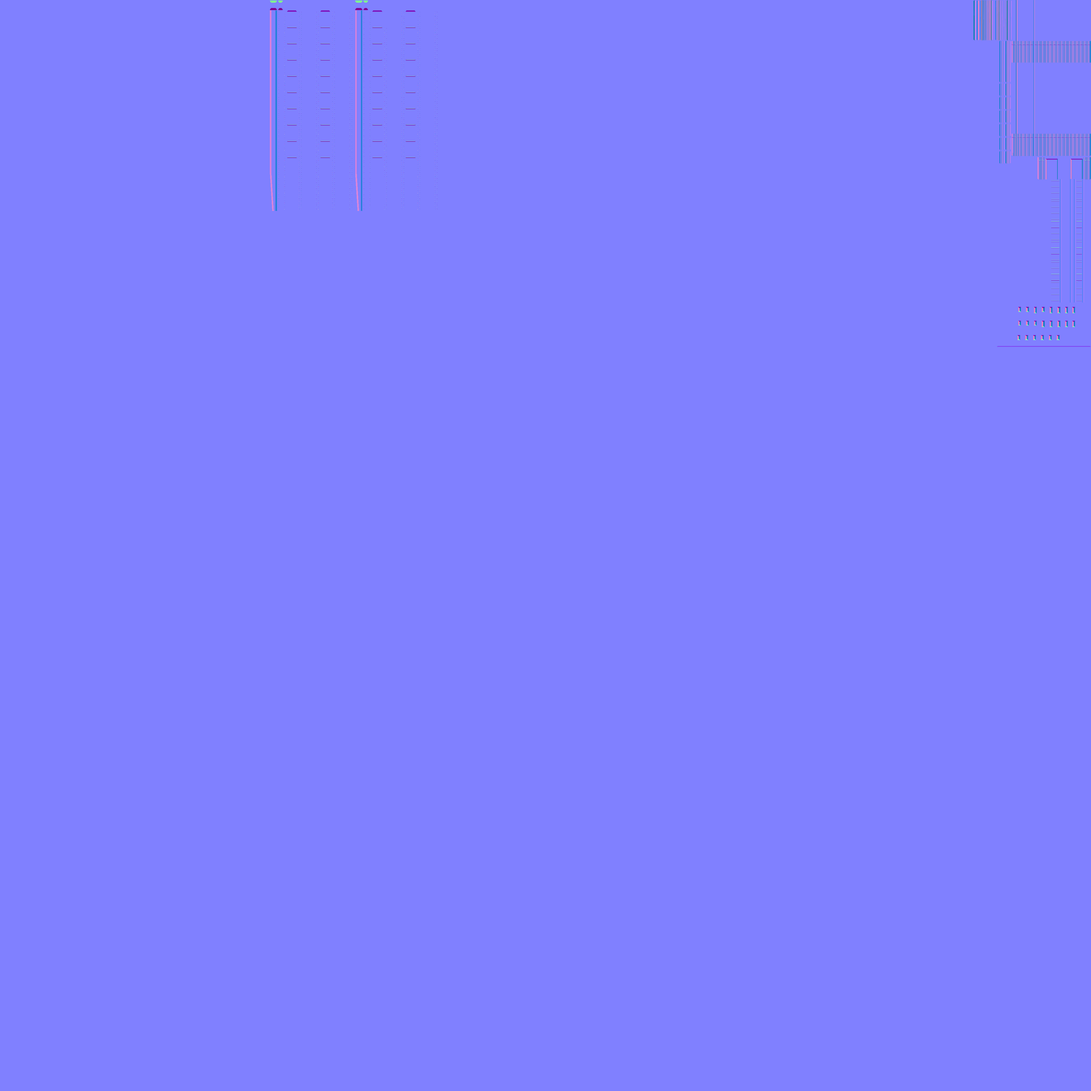
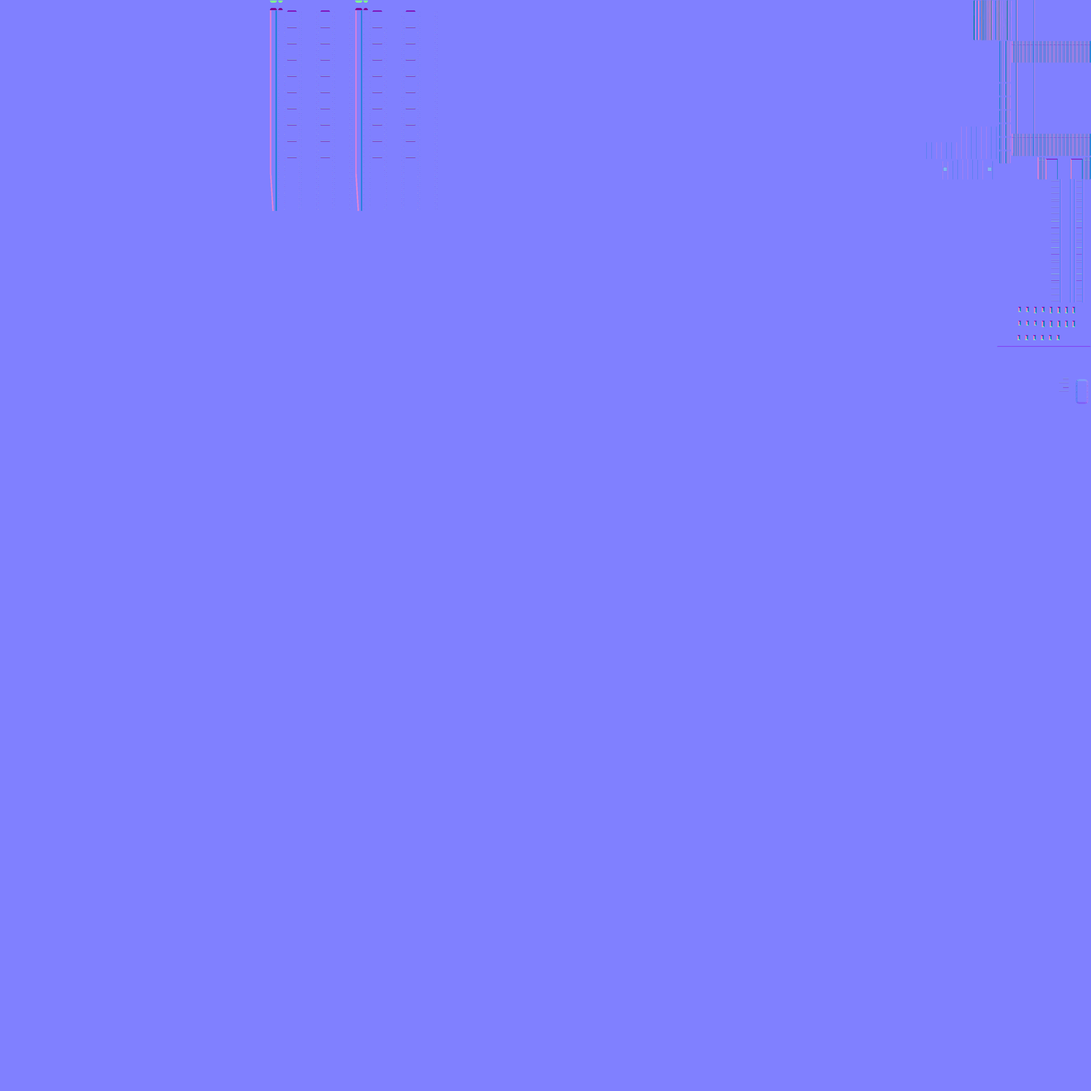
Layer changes from the first (1091, 1091) image to the second:
painted on "bake_4096.png" over [926, 126, 1089, 404]
